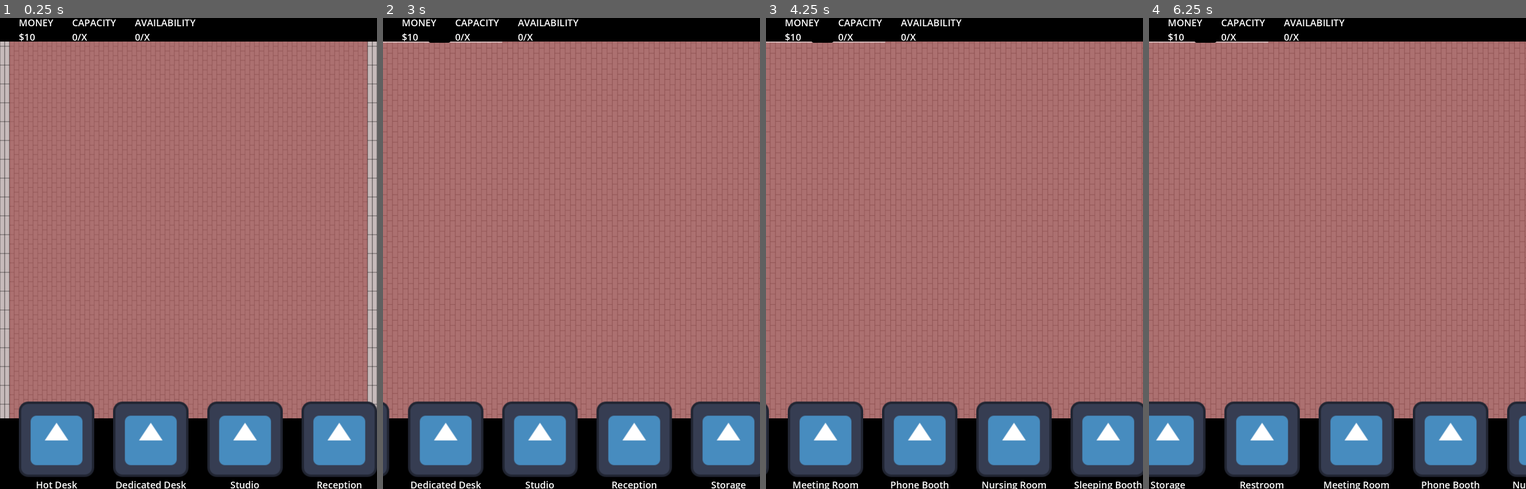
Above: before the commit, frames 1-4 (left to right).
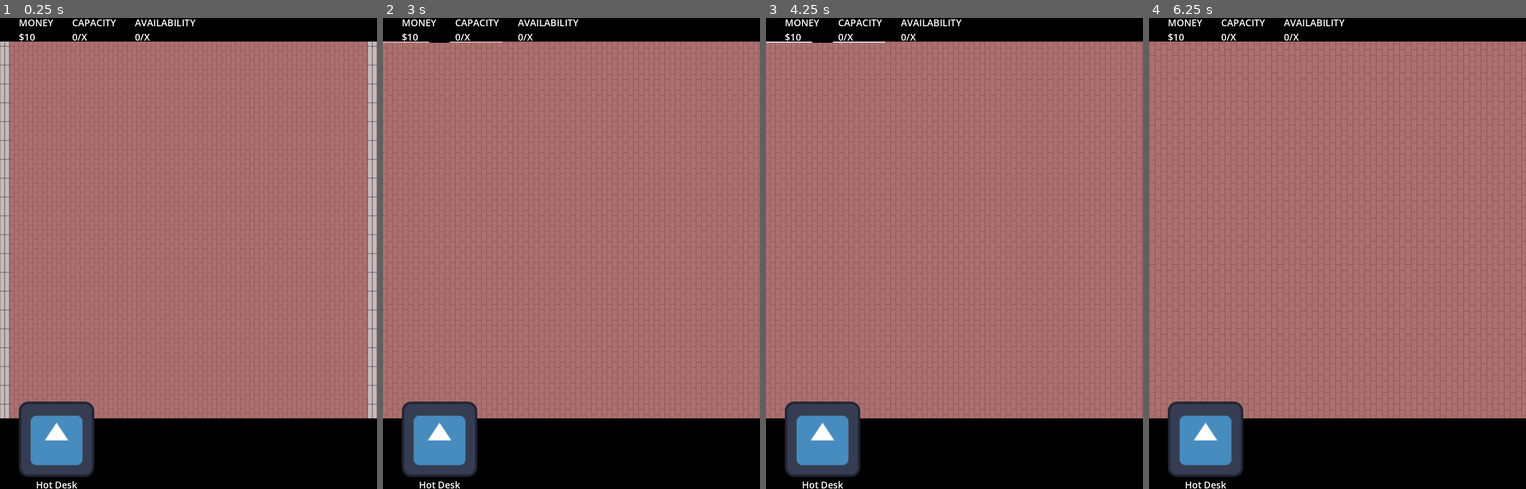
Above: after the commit, the same moments.

Repository: niels-hb/officie-godot
Game: Godot game, scene res://scenes/offices/basic_office_1/basic_office_1.tscn
Two runs of this game, one before a commit and one after it. Both use one fixed random seed, a clock stepped at 60 frames per second and the inputs below. The engine's default icon, where the game draws it, is replaced by a stand-in: a white triangle on a blue panel in a dark square.
Inputs (mouse positions are in pixels of both pictures, inside the frame that each line leads up to):
- Up to frame 1 (0.25 s): no input
- Up to frame 2 (3 s): tap Enter at 0.5, 2 s; drag from (439, 451) to (609, 149) at 0.52 s; tap Space at 1.25, 2.75 s; drag from (533, 451) to (552, 347) at 1.27 s; move the mouse to (628, 451) at 2.02 s; hold . (multi_swipe_down_right) 2.03-2.75 s; hold Mouse wheel up (pinch_outward) 2.03-2.75 s; click (628, 451) at 2.17 s; drag from (722, 451) to (458, 182) at 2.77 s
- Up to frame 3 (4.25 s): drag from (852, 451) to (973, 253) at 3.52 s
- Up to frame 4 (6.25 s): drag from (1228, 451) to (1280, 135) at 4.27 s; move the mouse to (1292, 451) at 5.02 s; hold , (multi_swipe_down) 5.03-5.75 s; hold Mouse wheel up (pinch_outward) 5.03-5.75 s; click (1292, 451) at 5.17 s; tap Enter at 5.75 s; drag from (1507, 451) to (1262, 277) at 5.77 s

The runs differ from the first frame. In frame 1, 9.8% of the frame differs, in the area x 30-100%, y 81-100%; in frame 2, 11%; in frame 3, 11%; in frame 4, 16%, in the area x 0-100%, y 5-100%.
Error before the commit: Cannot call method 'instantiate' on a null value. (res://scenes/offices/base_office/base_office.gd:22)

Commit message:
Added Room.active flag

Diff:
--- a/static_config/room_configuration/room.gd
+++ b/static_config/room_configuration/room.gd
@@ -1,12 +1,14 @@
 class_name Room
 
+var active: bool
 var name: String
 var price: int
 var icon: String
 var scene: String
 
 
-func _init(_name: String, _price: int, _icon: String, _scene: String) -> void:
+func _init(_active: bool, _name: String, _price: int, _icon: String, _scene: String) -> void:
+	self.active = _active
 	self.name = _name
 	self.price = _price
 	self.icon = _icon
--- a/static_config/room_configuration/room_configuration.cfg
+++ b/static_config/room_configuration/room_configuration.cfg
@@ -1,82 +1,96 @@
 [hot_desk]
+active=true
 room_name="Hot Desk"
 price=10
 icon="res://assets/icons/icon.svg"
 scene="res://scenes/rooms/hot_desk/hot_desk.tscn"
 
 [dedicated_desk]
+active=false
 room_name="Dedicated Desk"
 price=10
 icon="res://assets/icons/icon.svg"
 scene="res://scenes/rooms/dedicated_desk/dedicated_desk.tscn"
 
 [studio]
+active=false
 room_name="Studio"
 price=10
 icon="res://assets/icons/icon.svg"
 scene="res://scenes/rooms/studio/studio.tscn"
 
 [reception]
+active=false
 room_name="Reception"
 price=10
 icon="res://assets/icons/icon.svg"
 scene="res://scenes/rooms/reception/reception.tscn"
 
 [storage]
+active=false
 room_name="Storage"
 price=10
 icon="res://assets/icons/icon.svg"
 scene="res://scenes/rooms/storage/storage.tscn"
 
 [restroom]
+active=false
 room_name="Restroom"
 price=10
 icon="res://assets/icons/icon.svg"
 scene="res://scenes/rooms/restroom/restroom.tscn"
 
 [meeting_room]
+active=false
 room_name="Meeting Room"
 price=10
 icon="res://assets/icons/icon.svg"
 scene="res://scenes/rooms/meeting_room/meeting_room.tscn"
 
 [phone_booth]
+active=false
 room_name="Phone Booth"
 price=10
 icon="res://assets/icons/icon.svg"
 scene="res://scenes/rooms/phone_booth/phone_booth.tscn"
 
 [nursing_room]
+active=false
 room_name="Nursing Room"
 price=10
 icon="res://assets/icons/icon.svg"
 scene="res://scenes/rooms/nursing_room/nursing_room.tscn"
 
 [sleeping_booth]
+active=false
 room_name="Sleeping Booth"
 price=10
 icon="res://assets/icons/icon.svg"
 scene="res://scenes/rooms/sleeping_booth/sleeping_booth.tscn"
 
 [lounge]
+active=false
 room_name="Lounge"
 price=10
 icon="res://assets/icons/icon.svg"
 scene="res://scenes/rooms/lounge/lounge.tscn"
 
 [kitchen]
+active=false
 room_name="Kitchen"
 price=10
 icon="res://assets/icons/icon.svg"
 scene="res://scenes/rooms/kitchen/kitchen.tscn"
 
 [storage_lockers]
+active=false
 room_name="Storage Lockers"
 price=10
 icon="res://assets/icons/icon.svg"
 scene="res://scenes/rooms/storage_lockers/storage_lockers.tscn"
 
 [printer]
+active=false
 room_name="Printer"
 price=10
 icon="res://assets/icons/icon.svg"
--- a/static_config/room_configuration/room_configuration.gd
+++ b/static_config/room_configuration/room_configuration.gd
@@ -2,6 +2,7 @@
 
 const _CONFIG_FILE_PATH: String = "res://static_config/room_configuration/room_configuration.cfg"
 
+const _ROOM_ACTIVE_IDENTIFIER: String = "active"
 const _ROOM_NAME_IDENTIFIER: String = "room_name"
 const _ROOM_PRICE_IDENTIFIER: String = "price"
 const _ROOM_ICON_IDENTIFIER: String = "icon"
@@ -20,9 +21,10 @@
 		return
 
 	for room: String in room_configuration.get_sections():
+		var room_active: bool = room_configuration.get_value(room, _ROOM_ACTIVE_IDENTIFIER)
 		var room_name: String = room_configuration.get_value(room, _ROOM_NAME_IDENTIFIER)
 		var price: int = room_configuration.get_value(room, _ROOM_PRICE_IDENTIFIER)
 		var icon: String = room_configuration.get_value(room, _ROOM_ICON_IDENTIFIER)
 		var scene: String = room_configuration.get_value(room, _ROOM_SCENE_IDENTIFIER)
 
-		available_rooms.append(Room.new(room_name, price, icon, scene))
+		available_rooms.append(Room.new(room_active, room_name, price, icon, scene))
--- a/ui/room_selector/room_selector.gd
+++ b/ui/room_selector/room_selector.gd
@@ -7,6 +7,9 @@
 
 func _ready() -> void:
 	for room: Room in RoomConfiguration.available_rooms:
+		if !room.active:
+			continue
+
 		var _room_icon: RoomIcon = (room_icon.instantiate() as RoomIcon).init(room)
 		var _connect_result: int = _room_icon.selected.connect(_on_room_selected)
 		$Background/ScrollContainer/MarginContainer/AvailableRooms.add_child(_room_icon)
